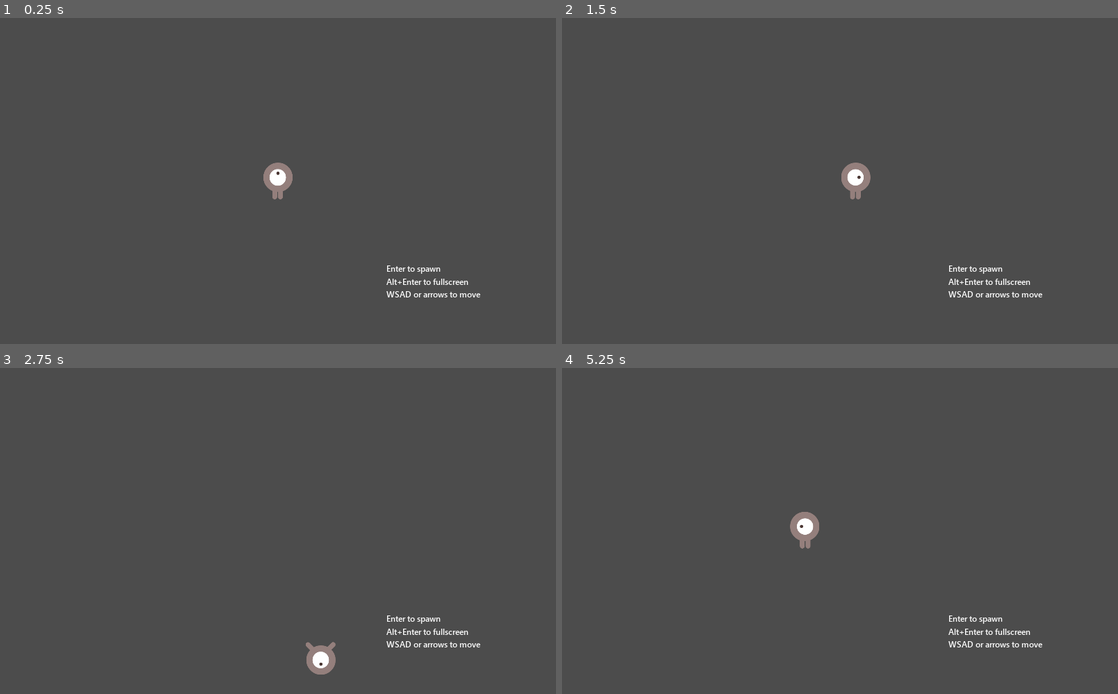
Above: before the commit, frames 1-4 (two rows, left to right).
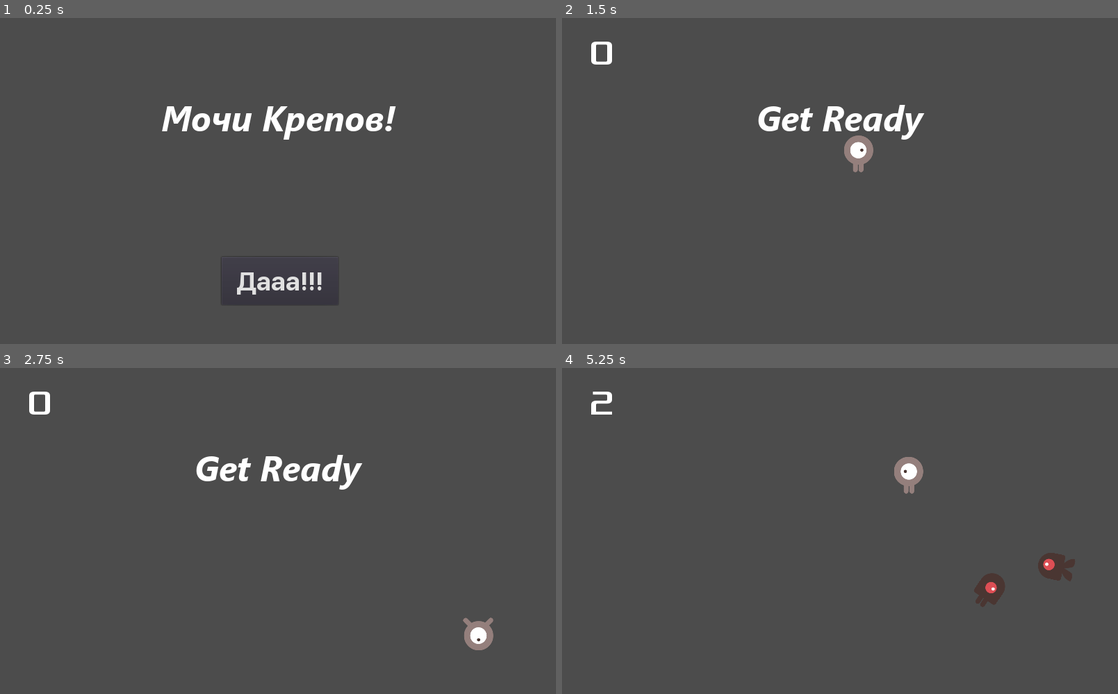
Above: after the commit, the same moments.

Repository: dcheva/v3-02-2d
Game: Godot game, scene res://Main.tscn
Same seed, same stepped clock (60 frames per second), same inputs: the game is played once before the commit and once after it.
Inputs (mouse positions are in pixels of both pictures, inside the frame that each line leads up to):
- Up to frame 1 (0.25 s): no input
- Up to frame 2 (1.5 s): click (840, 282) at 0.5 s, where only the run after the commit has a clickable "Дааа!!!"; tap Enter (enter) at 1.25, 1.35 s; hold Right (move_right) from 1.28 s (still down)
- Up to frame 3 (2.75 s): release Right (move_right) at 2.03 s; hold Down (move_down) from 2.03 s (still down); tap Enter (enter) at 2.1 s
- Up to frame 4 (5.25 s): release Down (move_down) at 2.78 s; hold Right (move_right) 2.78-3.53 s; tap Enter (enter) every 0.75 s from 2.85 to 5.1 s; hold Up (move_up) 3.53-4.28 s; hold Left (move_left) from 4.28 s (still down)

The runs differ from the first frame. In frame 1, 2.7% of the frame differs, in the area x 29-87%, y 27-87%; in frame 2, 2.4%; in frame 3, 2.4%; in frame 4, 2.1%.

Commit message:
Tested with HUD

Diff:
--- a/HUD.tscn
+++ b/HUD.tscn
@@ -21,24 +21,21 @@
 script = ExtResource( 4 )
 
 [node name="ScoreLabel" type="Label" parent="."]
-anchor_right = 1.0
-margin_top = 140.0
+margin_left = 50.0
+margin_top = 25.0
+margin_right = 1024.0
 margin_bottom = 78.0
 custom_fonts/font = SubResource( 1 )
-text = "00"
-align = 1
-valign = 1
 
 [node name="Message" type="Label" parent="."]
 anchor_top = 0.5
 anchor_right = 1.0
 anchor_bottom = 0.5
-margin_top = -7.0
-margin_bottom = 7.0
+margin_top = -160.0
+margin_bottom = -60.0
 custom_fonts/font = SubResource( 2 )
 text = "Мочи Крепов!"
 align = 1
-valign = 1
 autowrap = true
 
 [node name="StartButton" type="Button" parent="."]
@@ -46,13 +43,13 @@
 anchor_top = 1.0
 anchor_right = 0.5
 anchor_bottom = 1.0
-margin_left = -87.5
-margin_top = -140.0
-margin_right = 87.5
-margin_bottom = -100.0
+margin_left = -104.0
+margin_top = -160.0
+margin_right = 111.0
+margin_bottom = -72.0
 rect_pivot_offset = Vector2( 520, 712 )
 custom_fonts/font = SubResource( 3 )
-text = "Дааа!!!"
+text = "  Дааа!!!  "
 icon_align = 1
 
 [node name="MessageTimer" type="Timer" parent="."]
--- a/HUDnode.tscn
+++ /dev/null
@@ -1,65 +0,0 @@
-[gd_scene load_steps=8 format=2]
-
-[ext_resource path="res://fonts/Xolonium-Regular.ttf" type="DynamicFontData" id=1]
-[ext_resource path="res://fonts/SegoeUI/SegoeUI-BoldItalic.ttf" type="DynamicFontData" id=2]
-[ext_resource path="res://fonts/SFPro/SFProDisplay-Bold.ttf" type="DynamicFontData" id=3]
-[ext_resource path="res://HUD.gd" type="Script" id=4]
-
-[sub_resource type="DynamicFont" id=1]
-size = 64
-font_data = ExtResource( 1 )
-
-[sub_resource type="DynamicFont" id=2]
-size = 64
-font_data = ExtResource( 2 )
-
-[sub_resource type="DynamicFont" id=3]
-size = 48
-font_data = ExtResource( 3 )
-
-[node name="Node2D" type="Node2D"]
-
-[node name="HUD" type="CanvasLayer" parent="."]
-script = ExtResource( 4 )
-
-[node name="ScoreLabel" type="Label" parent="HUD"]
-anchor_right = 1.0
-margin_top = 140.0
-margin_bottom = 78.0
-custom_fonts/font = SubResource( 1 )
-text = "00"
-align = 1
-valign = 1
-
-[node name="Message" type="Label" parent="HUD"]
-anchor_top = 0.5
-anchor_right = 1.0
-anchor_bottom = 0.5
-margin_top = -7.0
-margin_bottom = 7.0
-custom_fonts/font = SubResource( 2 )
-text = "Мочи Крепов!"
-align = 1
-valign = 1
-autowrap = true
-
-[node name="StartButton" type="Button" parent="HUD"]
-anchor_left = 0.5
-anchor_top = 1.0
-anchor_right = 0.5
-anchor_bottom = 1.0
-margin_left = -87.5
-margin_top = -140.0
-margin_right = 87.5
-margin_bottom = -100.0
-rect_pivot_offset = Vector2( 520, 712 )
-custom_fonts/font = SubResource( 3 )
-text = "Дааа!!!"
-icon_align = 1
-
-[node name="MessageTimer" type="Timer" parent="HUD"]
-wait_time = 3.0
-one_shot = true
-
-[connection signal="pressed" from="HUD/StartButton" to="HUD" method="_on_StartButton_pressed"]
-[connection signal="timeout" from="HUD/MessageTimer" to="HUD" method="_on_MessageTimer_timeout"]
--- a/Main.gd
+++ b/Main.gd
@@ -6,21 +6,28 @@
 func _ready():
 	# Init
 	$"StartPosition".position = get_viewport_rect().size / 2
+	$"StartPosition".position.y -= 50
 	randomize()
-	new_game()
 
 func new_game():
 	score = 0
+	$MobTimer.wait_time = 1
 	$Player.start($StartPosition.position)
 	$StartTimer.start()
+	$HUD.update_score(score)
+	$HUD.show_message("Get Ready")
 
 func game_over():
 	$ScoreTimer.stop()
 	$MobTimer.stop()
+	$Player.hide()
+	$HUD.show_game_over()
 
 func _on_ScoreTimer_timeout():
 	score += 1
 	$MobTimer.wait_time = lerp($MobTimer.wait_time, 0, 0.01)
+	$HUD.update_score(score)
+	# @TODO SHOW LEVEL
 	print($MobTimer.wait_time)
 
 func _on_StartTimer_timeout():
@@ -50,4 +57,4 @@
 	game_over() # Replace with function body.
 
 func _on_Player_restart():
-	new_game()
+	game_over()
--- a/Main.tscn
+++ b/Main.tscn
@@ -1,12 +1,9 @@
-[gd_scene load_steps=7 format=2]
+[gd_scene load_steps=6 format=2]
 
 [ext_resource path="res://Main.gd" type="Script" id=1]
 [ext_resource path="res://Mob.tscn" type="PackedScene" id=2]
 [ext_resource path="res://Player.tscn" type="PackedScene" id=3]
-[ext_resource path="res://fonts/SegoeUI/SegoeUI-SemiBold.ttf" type="DynamicFontData" id=4]
-
-[sub_resource type="DynamicFont" id=2]
-font_data = ExtResource( 4 )
+[ext_resource path="res://HUD.tscn" type="PackedScene" id=5]
 
 [sub_resource type="Curve2D" id=1]
 _data = {
@@ -17,28 +14,6 @@
 script = ExtResource( 1 )
 score = 5
 mob_scene = ExtResource( 2 )
-
-[node name="Camera2D" type="Camera2D" parent="."]
-position = Vector2( 512, 300 )
-current = true
-
-[node name="CenterContainer" type="CenterContainer" parent="Camera2D"]
-anchor_left = 0.5
-anchor_top = 0.5
-anchor_right = 0.5
-anchor_bottom = 0.5
-margin_left = 200.0
-margin_top = 150.0
-margin_right = 50.0
-margin_bottom = 50.0
-
-[node name="Label" type="Label" parent="Camera2D/CenterContainer"]
-margin_right = 184.0
-margin_bottom = 75.0
-custom_fonts/font = SubResource( 2 )
-text = "Enter to spawn
-Alt+Enter to fullscreen
-WSAD or arrows to move"
 
 [node name="Player" parent="." instance=ExtResource( 3 )]
 position = Vector2( 512, 300 )
@@ -58,9 +33,11 @@
 
 [node name="MobSpawnLocation" type="PathFollow2D" parent="MobPath"]
 
+[node name="HUD" parent="." instance=ExtResource( 5 )]
+
 [connection signal="body_entered" from="Player" to="Player" method="_on_Player_body_entered"]
 [connection signal="hit" from="Player" to="." method="_on_Player_hit"]
-[connection signal="restart" from="Player" to="." method="_on_Player_restart"]
 [connection signal="timeout" from="MobTimer" to="." method="_on_MobTimer_timeout"]
 [connection signal="timeout" from="ScoreTimer" to="." method="_on_ScoreTimer_timeout"]
 [connection signal="timeout" from="StartTimer" to="." method="_on_StartTimer_timeout"]
+[connection signal="start_game" from="HUD" to="." method="new_game"]
--- a/Player.gd
+++ b/Player.gd
@@ -7,17 +7,12 @@
 var animate = "up" # Movement direction
 
 signal hit
-signal restart
 
 func _ready():
 	screen_size = get_viewport_rect().size
 	hide()
 
 func _process(delta):
-
-	# Hard restart
-	if Input.is_action_just_pressed("enter"):
-		emit_signal("restart")
 
 	# Fullscreen
 	# Project settings - Strech 2d Ignore
